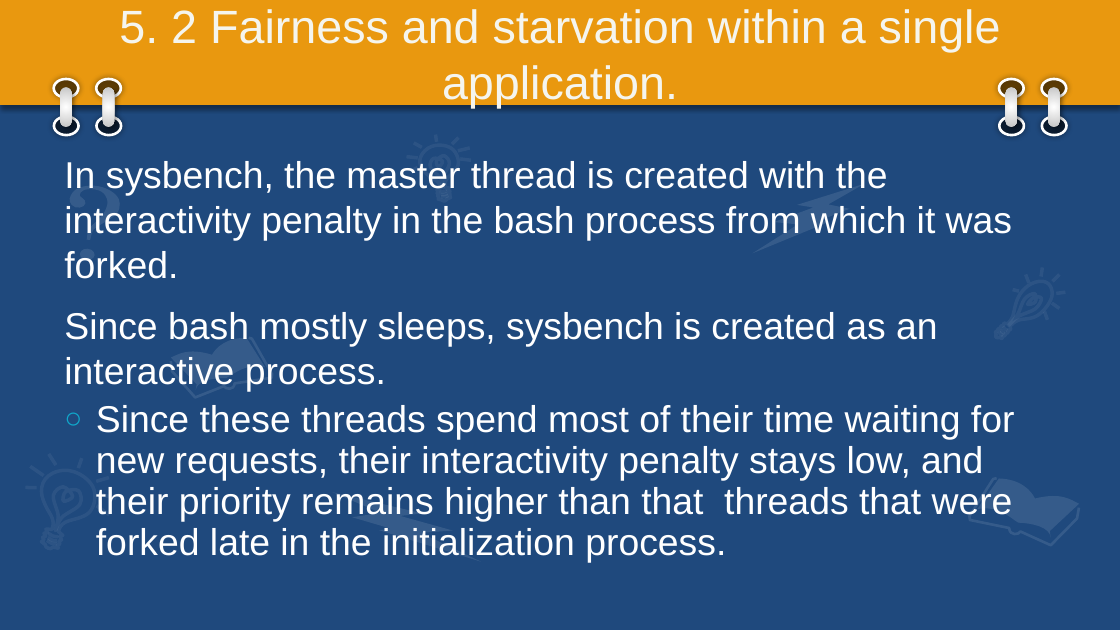
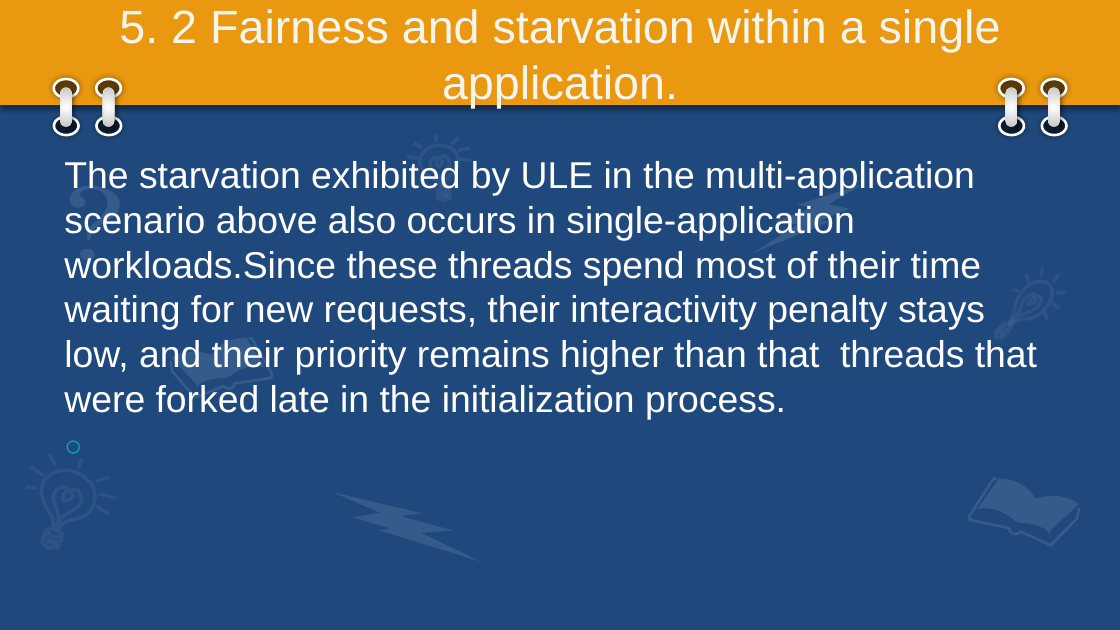
Before and after one commit to jongwonyang/paper-mate, a slide deck: slide 35 of The Battle of the Schedulers.pptx. Drawn at 1120x630 pixels with LibreOffice and Linux fonts; fonts in the diff are those of the drawing. Boxes give left, top, right and bottom in pixels: in the first picture for what was removed or moved away, otherwise in the second. Text is boxed around its words. In the diff, an @@ line names an element or a change of style, - is before the commit and + after.

```diff
--- a/The Battle of the Schedulers.pptx
+++ b/The Battle of the Schedulers.pptx
@@ text at box(64, 161, 1037, 420): text changed @@
-○ In sysbench, the master thread is created with the interactivity penalty in the bash process from which it was forked.
-  Since bash mostly sleeps, sysbench is created as an interactive process.
-  Since these threads spend most of their time waiting for new requests, their interactivity penalty stays low, and their priority remains higher than that threads that were forked late in the initialization process.
+○ The starvation exhibited by ULE in the multi-application scenario above also occurs in single-application workloads.Since these threads spend most of their time waiting for new requests, their interactivity penalty stays low, and their priority remains higher than that threads that were forked late in the initialization process.
```
Also in this commit, not shown: 19 other slides changed, 19 slides added, 9 slides removed, 5 other files.
